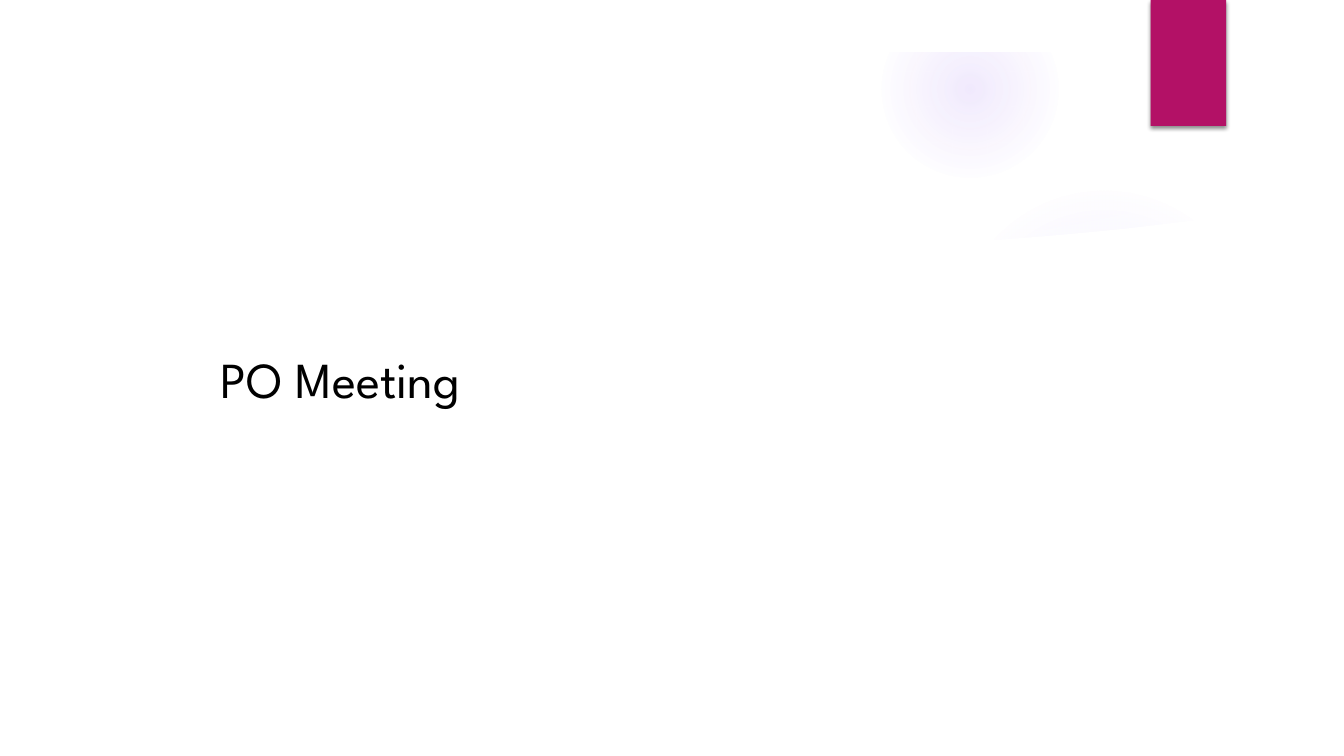
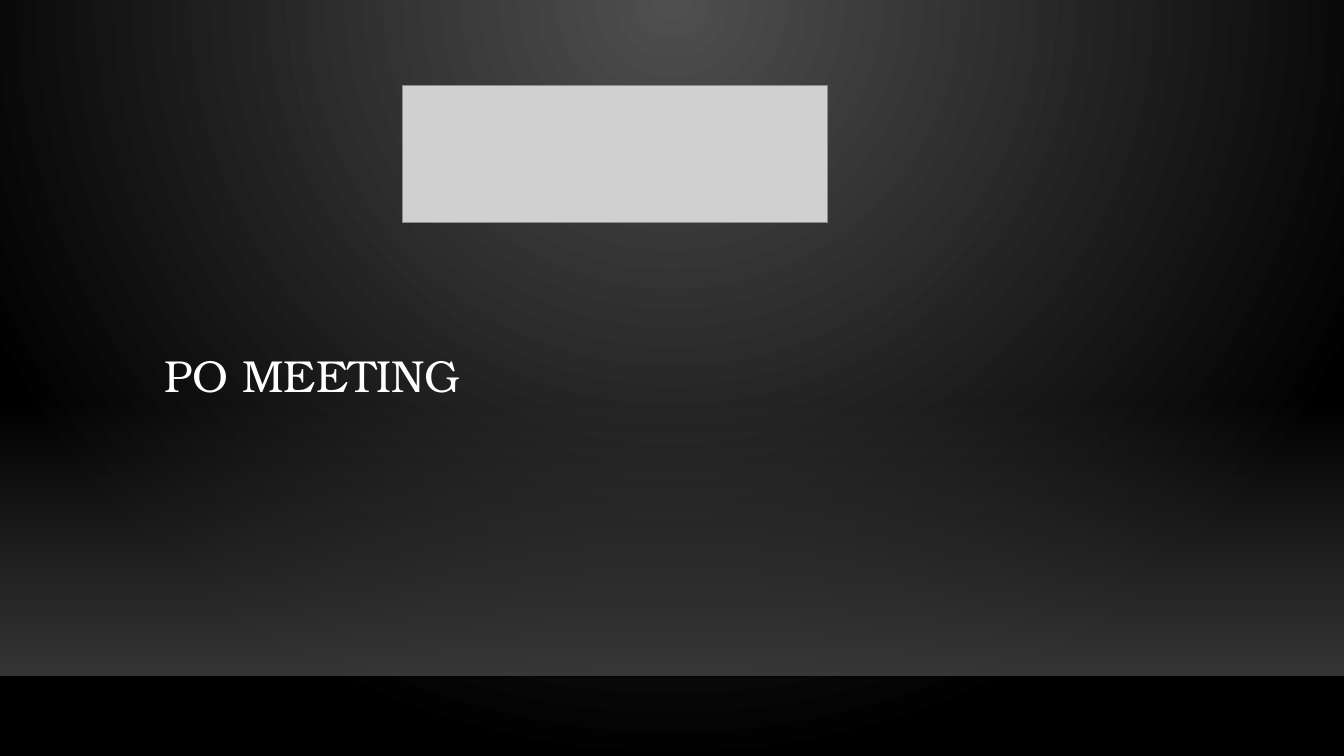
Before and after one commit to OG-netizen/Project-3-4, a slide deck: slide 1 of Sprint Planning/Scrum meeting 2.pptx. Drawn at 1344x756 pixels with LibreOffice and Linux fonts; fonts in the diff are those of the drawing; grey boxes stand for pictures; background and template pictures are left out. Boxes give left, top, right and bottom in pixels: in the first picture for what was removed or moved away, otherwise in the second. Text is boxed around its words. In the diff, an @@ line names an element or a change of style, - is before the commit and + after.

```diff
--- a/Sprint Planning/Scrum meeting 2.pptx
+++ b/Sprint Planning/Scrum meeting 2.pptx
@@ background picture (left out) to gradient #505050 to #000000 @@
@@ group removed at <box>0,0,1344,756</box>: 5 ellipses, 3 freeform shapes @@
@@ rectangle removed at <box>1150,0,1226,126</box> @@
@@ picture added at <box>403,86,828,223</box> @@
@@ title at <box>165,361,460,393</box>: text changed; size 36 to 32 pt; font League Spartan to TeX Gyre Bonum; text colour #000000 to #FFFFFF @@
-PO Meeting
+PO MEETING
@@ rectangle added at <box>0,399,1344,676</box>, fill gradient #454545 @@
@@ line added from (0, 677) to (1344, 677), #000001 1 pt @@
```
Also in this commit, not shown: 6 other slides changed, 1 slide added.
